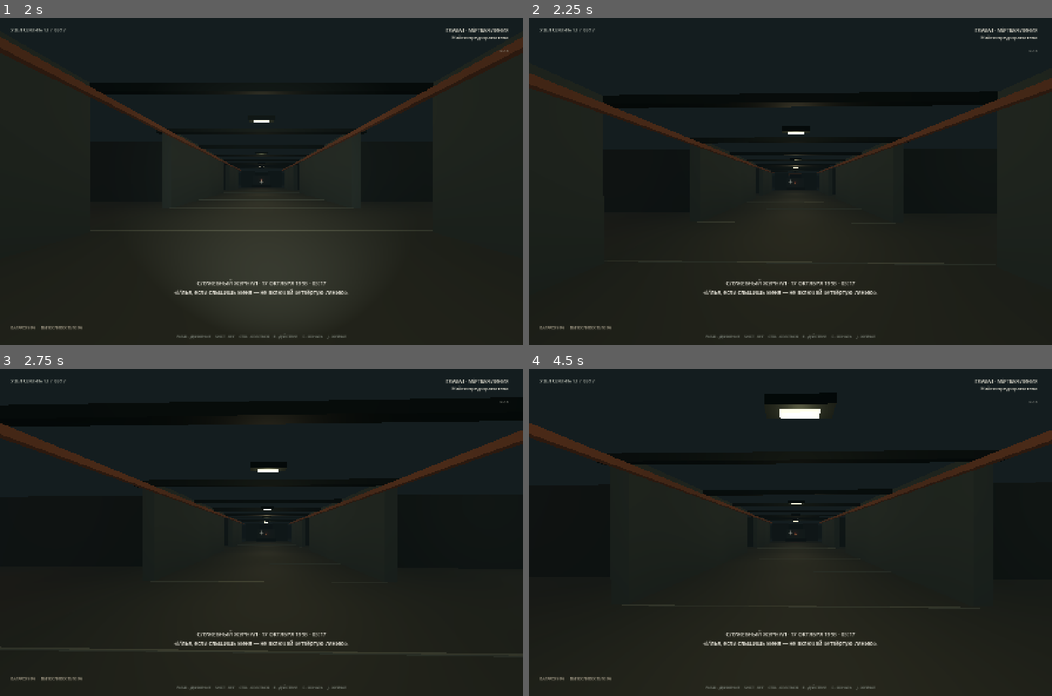
Above: before the commit, frames 1-4 (two rows, left to right).
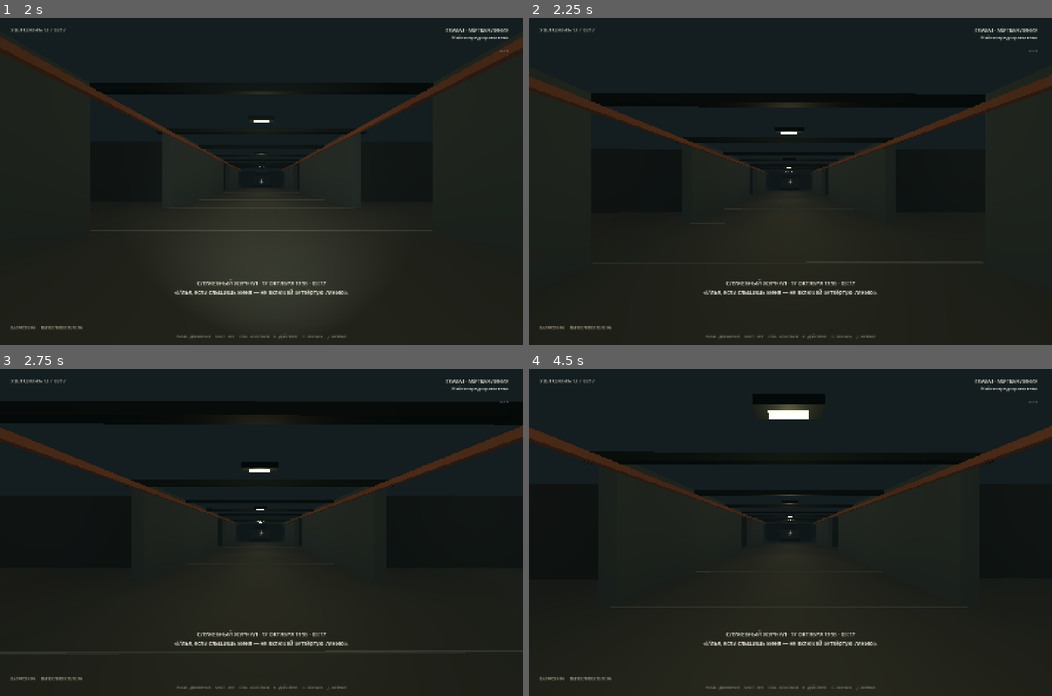
Above: after the commit, the same moments.

Repository: milalulu/night-shift-game
Game: Godot game, scene res://scenes/main.tscn
Same seed, same stepped clock (60 frames per second), same inputs: the game is played once before the commit and once after it.
Inputs (mouse positions are in pixels of both pictures, inside the frame that each line leads up to):
- Up to frame 1 (2 s): click "НАЧАТЬ СМЕНУ" at 0.5 s; tap Enter at 1.25 s; move the mouse to (287, 181) at 1.27 s; hold W (move_forward) from 1.28 s (still down); hold Ctrl (crouch) from 1.28 s (still down)
- Up to frame 2 (2.25 s): keep holding W (move_forward); move the mouse to (764, 181) at 2.02 s; release Ctrl (crouch) at 2.03 s; tap F (flashlight) at 2.1 s
- Up to frame 3 (2.75 s): keep holding W (move_forward)
- Up to frame 4 (4.5 s): move the mouse to (800, 525) at 2.77 s; hold E (interact) 2.78-3.53 s; move the mouse to (785, 539) at 3.52 s; tap J (journal) at 3.6 s; release W (move_forward) at 4.25 s; click "E · ПРОДОЛЖИТЬ" at 4.25 s

Frame 1 is identical in both runs. In frame 2, 1.4% of the frame differs, in the area x 0-100%, y 17-51%; in frame 3, 1.8%; in frame 4, 1.9%, in the area x 0-100%, y 10-73%.

Commit message:
Rebalance native mouse sensitivity and camera direction

Diff:
--- a/native/scripts/main.gd
+++ b/native/scripts/main.gd
@@ -872,9 +872,9 @@
 	sensitivity.min_value = .00005
 	sensitivity.max_value = .0025
 	sensitivity.step = .00005
-	sensitivity.value = player.mouse_sensitivity
+	sensitivity.value = player.mouse_sensitivity / .1
 	sensitivity.custom_minimum_size = Vector2(500,32)
-	sensitivity.value_changed.connect(func(value: float): player.set_mouse_sensitivity(value))
+	sensitivity.value_changed.connect(func(value: float): player.set_mouse_sensitivity(value * .1))
 	menu_content.add_child(_label("ЧУВСТВИТЕЛЬНОСТЬ МЫШИ",10,Color("#a9afa5")))
 	menu_content.add_child(sensitivity)
 	var invert := CheckBox.new()
--- a/native/scripts/player_controller.gd
+++ b/native/scripts/player_controller.gd
@@ -17,7 +17,7 @@
 var interaction_ray: RayCast3D
 var body_shape: CollisionShape3D
 var current_target: Object
-var mouse_sensitivity := 0.00045
+var mouse_sensitivity := 0.00005
 var invert_x := false
 var pitch := 0.0
 var stamina := 1.0
@@ -62,7 +62,7 @@
 func _load_settings() -> void:
 	var config := ConfigFile.new()
 	if config.load(MOUSE_SETTING_PATH) == OK:
-		mouse_sensitivity = clampf(float(config.get_value("controls", "sensitivity", mouse_sensitivity)), 0.00005, 0.0025)
+		mouse_sensitivity = clampf(float(config.get_value("controls", "sensitivity", 0.00025)), 0.00005, 0.0025)
 		invert_x = bool(config.get_value("controls", "invert_x", false))
 
 func save_settings() -> void:
@@ -72,7 +72,7 @@
 	config.save(MOUSE_SETTING_PATH)
 
 func set_mouse_sensitivity(value: float) -> void:
-	mouse_sensitivity = clampf(value, 0.00005, 0.0025)
+	mouse_sensitivity = clampf(value, 0.00005, 0.0025) * 0.1
 	save_settings()
 
 func set_invert_x(value: bool) -> void:
@@ -144,9 +144,9 @@
 func _physics_process(delta: float) -> void:
 	if controls_enabled and Input.mouse_mode == Input.MOUSE_MODE_CAPTURED and not hidden:
 		# Collect relative mouse deltas and apply a bounded turn rate, avoiding pointer-lock spikes.
-		var yaw_delta := clampf(pending_mouse.x * mouse_sensitivity, -delta * 1.4, delta * 1.4)
-		var pitch_delta := clampf(pending_mouse.y * mouse_sensitivity * 0.30, -delta * 0.42, delta * 0.42)
-		var yaw_sign := 1.0 if invert_x else -1.0
+		var yaw_delta := clampf(pending_mouse.x * mouse_sensitivity, -delta * 0.35, delta * 0.35)
+		var pitch_delta := clampf(pending_mouse.y * mouse_sensitivity * 0.22, -delta * 0.18, delta * 0.18)
+		var yaw_sign := -1.0 if invert_x else 1.0
 		rotation.y += yaw_delta * yaw_sign
 		pitch = clampf(pitch - pitch_delta, -1.12, 1.12)
 		head.rotation.x = pitch
